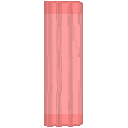
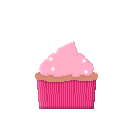
Comparing the layer stacks of the two (128, 128) images. Changes:
"Layer 3": blend multiply → normal, painted on it over [44, 1, 88, 127]
renamed "Layer 4" to "Layer 2", painted on it over [35, 1, 98, 127]
hid "Layer 3 copy" over [44, 1, 83, 127]
